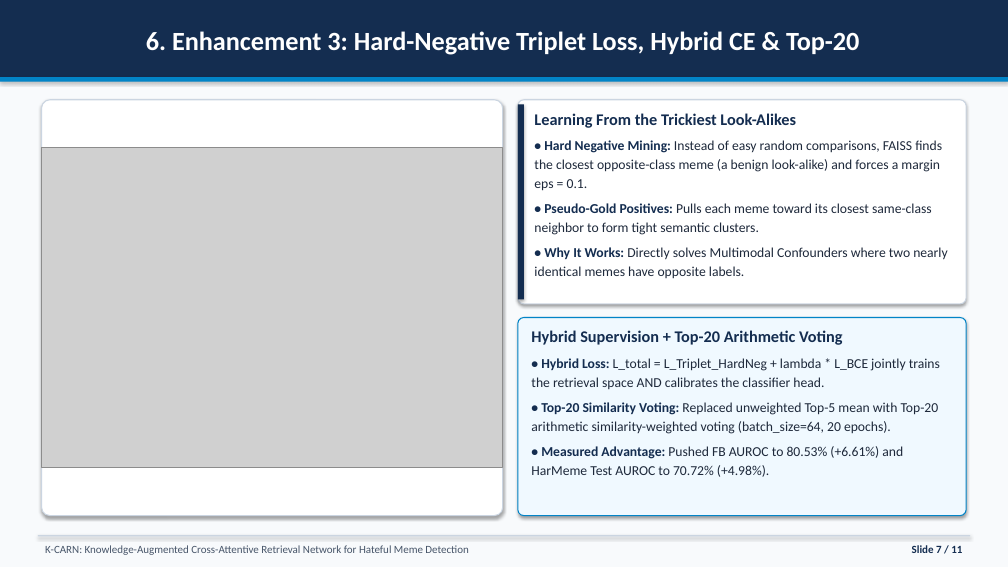
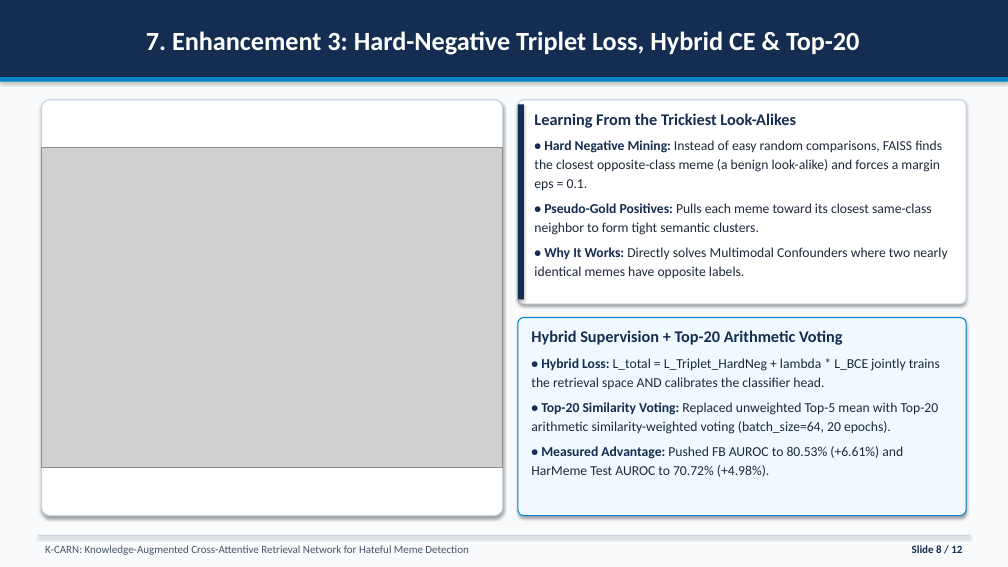
Before and after one commit to ESHANT05/rm_project, a slide deck: slide 8 of RGCL_Paper_Presentation.pptx (slide 7 before the commit). Drawn at 1008x567 pixels with LibreOffice and Linux fonts; fonts in the diff are those of the drawing; grey boxes stand for pictures. Boxes give left, top, right and bottom in pixels: in the first picture for what was removed or moved away, otherwise in the second. Text is boxed around its words. In the diff, an @@ line names an element or a change of style, - is before the commit and + after.

```diff
--- a/RGCL_Paper_Presentation.pptx
+++ b/RGCL_Paper_Presentation.pptx
@@ title at [146,31,859,55]: text changed @@
-6. Enhancement 3: Hard-Negative Triplet Loss, Hybrid CE & Top-20
+7. Enhancement 3: Hard-Negative Triplet Loss, Hybrid CE & Top-20
@@ text at [912,545,962,553]: text changed @@
-Slide 7 / 11
+Slide 8 / 12
```
Also in this commit, not shown: 8 other slides changed, 2 slides added, 1 slide removed, 5 other files.
